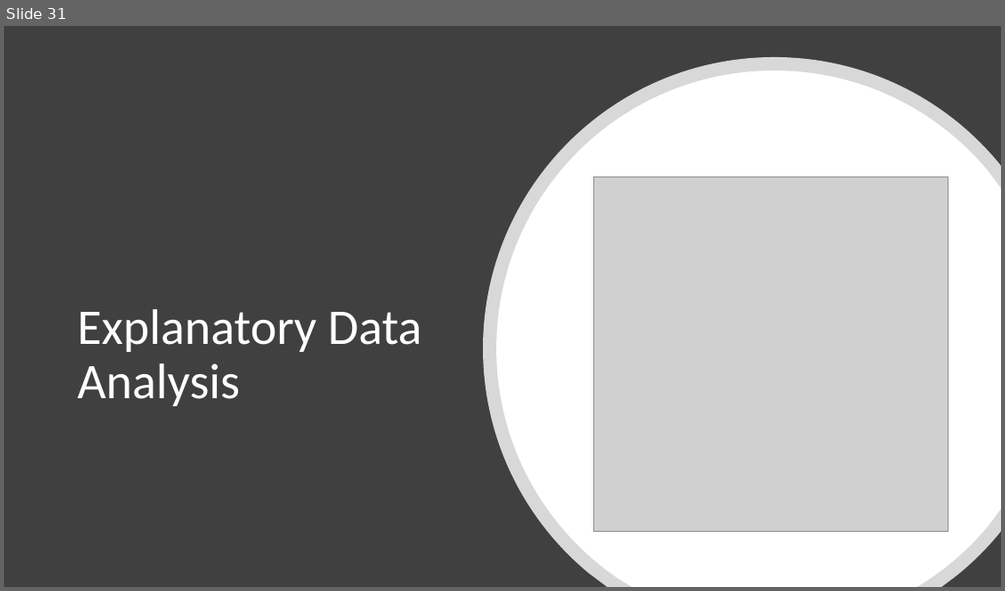
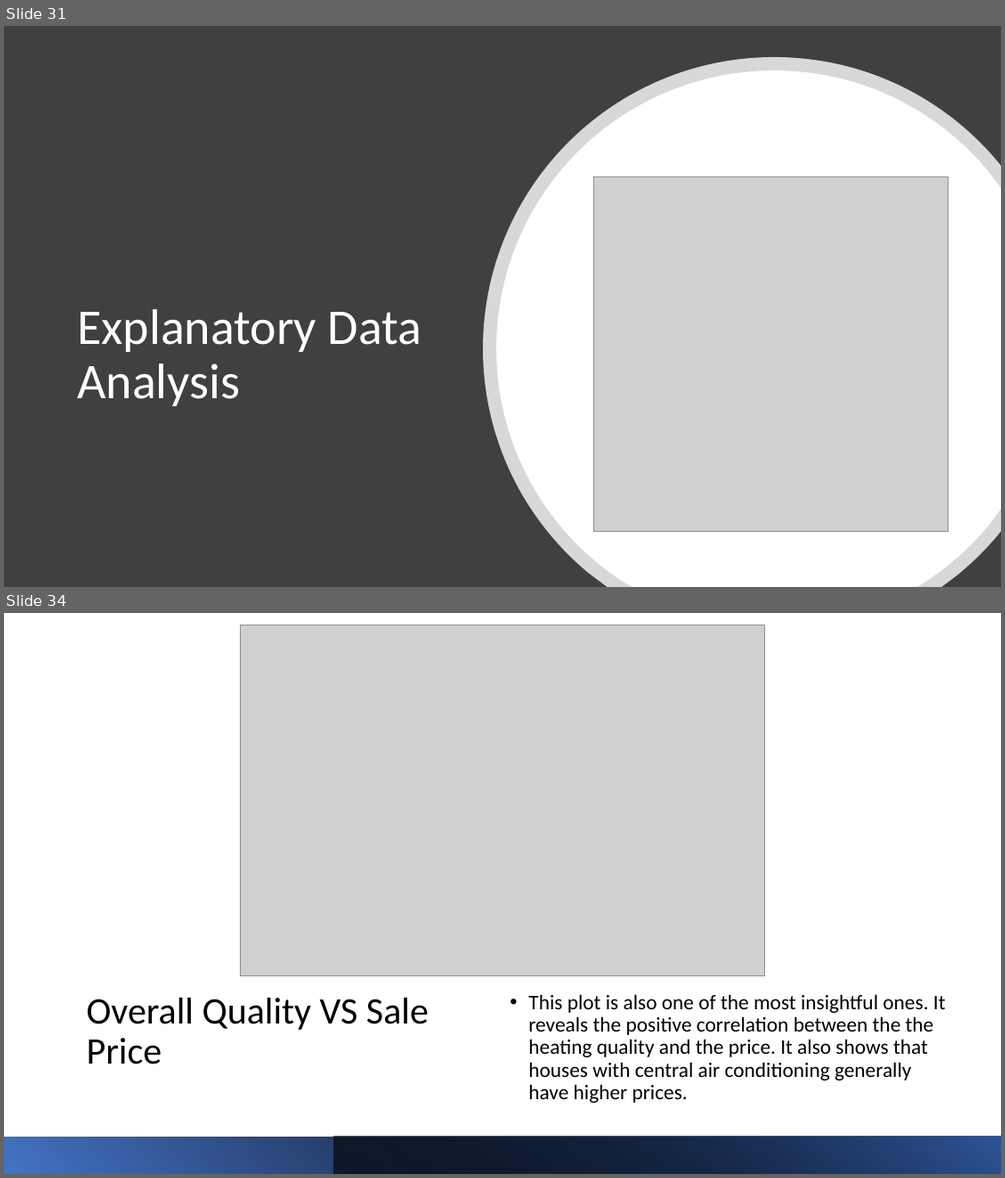
Before and after one commit to Moaaz-Mahmoud/Third-Year-Electrical-Testing-3A, a slide deck: projects-for-the-practical-exam/house-pricing/presentation.pptx. Shown one above the other, each under a label of ours: slide 31 before the commit, slides 31 and 34 after it; the slides between them are not shown. The pictures are 1005x591 and 1005x1178 pixels, drawn with LibreOffice and Linux fonts; fonts in the diff are those of the drawing; grey boxes stand for pictures. Boxes give left, top, right and bottom in pixels: in the first picture for what was removed or moved away, otherwise in the second. Text is boxed around its words. In the diff, an @@ line names an element or a change of style, - is before the commit and + after.

```diff
--- a/projects-for-the-practical-exam/house-pricing/presentation.pptx
+++ b/projects-for-the-practical-exam/house-pricing/presentation.pptx
@@ slide 34 added at (4,613,1001,1174), background #FFFFFF @@
@@ picture added at (241,625,764,976) @@
@@ title added at (87,997,429,1064), 36 pt, text #000000 @@
+Overall Quality VS Sale Price
@@ text added at (528,994,946,1103), 20 pt, text #000000 @@
+• This plot is also one of the most insightful ones. It reveals the positive correlation between the the heating quality and the price. It also shows that houses with central air conditioning generally have higher prices.
@@ rectangle added at (4,1136,1001,1174), fill gradient #4472C4 to #000000 @@
@@ rectangle added at (334,1136,1001,1174), fill gradient #000000 to #2F5597 @@
```
Also in this commit, not shown: 2 other slides added, 1 slide removed, 4 other files.
